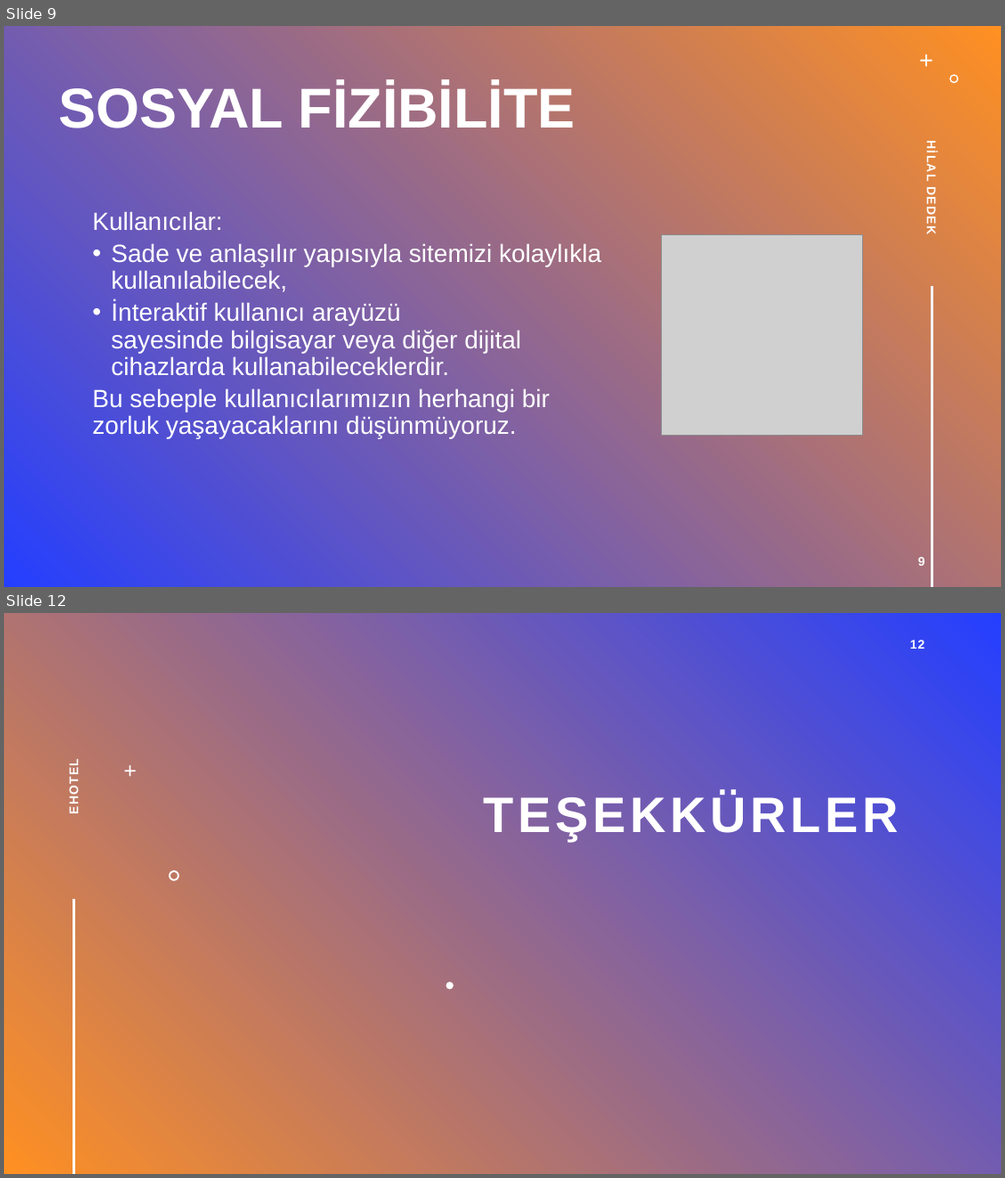
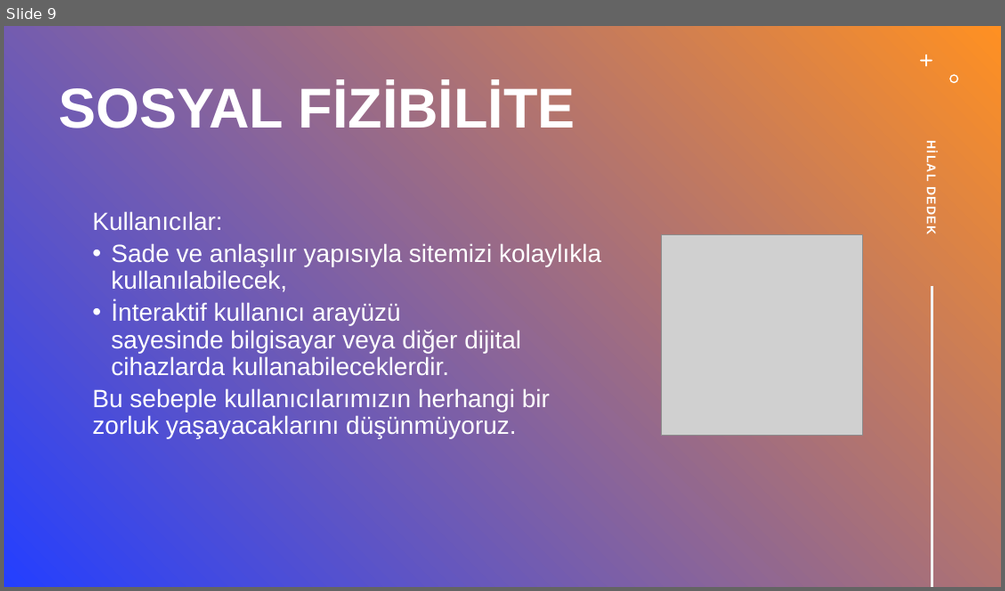
Before and after one commit to keserbaros1/EHOTEL, a slide deck: EHotel Fizibilite Sunumu.pptx. Shown one above the other, each under a label of ours: slides 9 and 12 before the commit, slide 9 after it; the slides between them are not shown. The pictures are 1005x1178 and 1005x591 pixels, drawn with LibreOffice and Linux fonts; fonts in the diff are those of the drawing; grey boxes stand for pictures. Boxes give left, top, right and bottom in pixels: in the first picture for what was removed or moved away, otherwise in the second. Text is boxed around its words. In the diff, an @@ line names an element or a change of style, - is before the commit and + after.

```diff
--- a/EHotel Fizibilite Sunumu.pptx
+++ b/EHotel Fizibilite Sunumu.pptx
@@ slide 12 removed at box(4, 613, 1001, 1174), background gradient #243FFF to #FF9022 @@
@@ page number removed at box(910, 640, 925, 649) @@
-12
@@ text removed at box(67, 764, 81, 813) @@
-EHOTEL
@@ freeform shape removed at box(124, 765, 136, 776) @@
@@ title removed at box(484, 793, 898, 841) @@
-TEŞEKKÜRLER
@@ freeform shape removed at box(169, 870, 179, 881) @@
@@ line removed from (74, 900) to (74, 1173) @@
@@ freeform shape removed at box(446, 981, 453, 989) @@
@@ slide 9 changed as well @@
@@ page number removed at box(918, 556, 925, 565) @@
-9
```
Also in this commit, not shown: 8 other slides changed, 4 slides added, 2 other slides removed, 1 other file.
